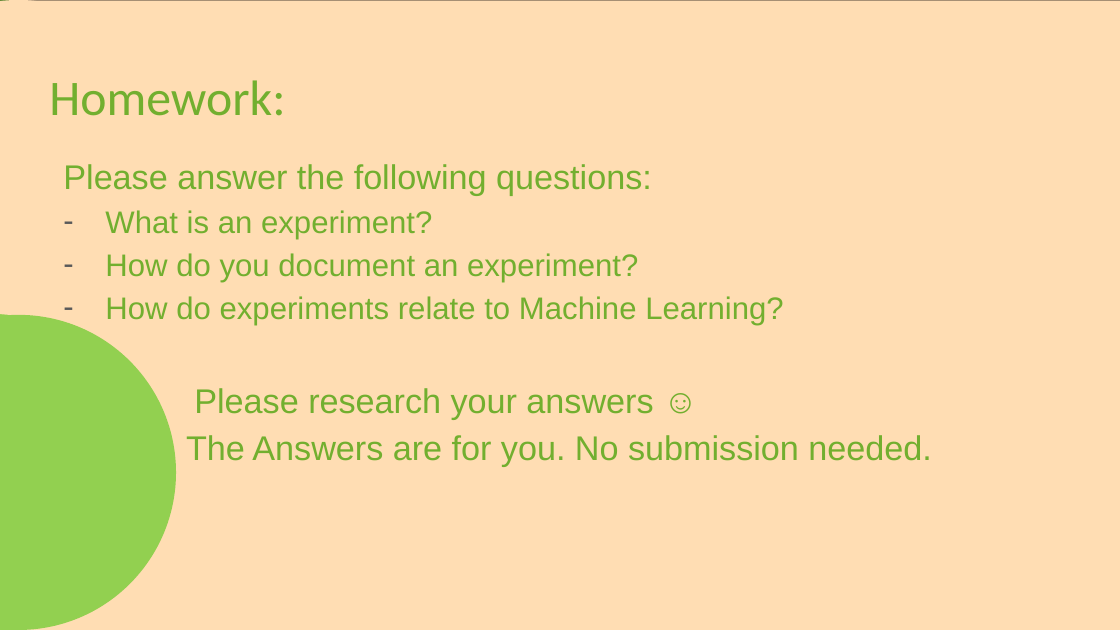
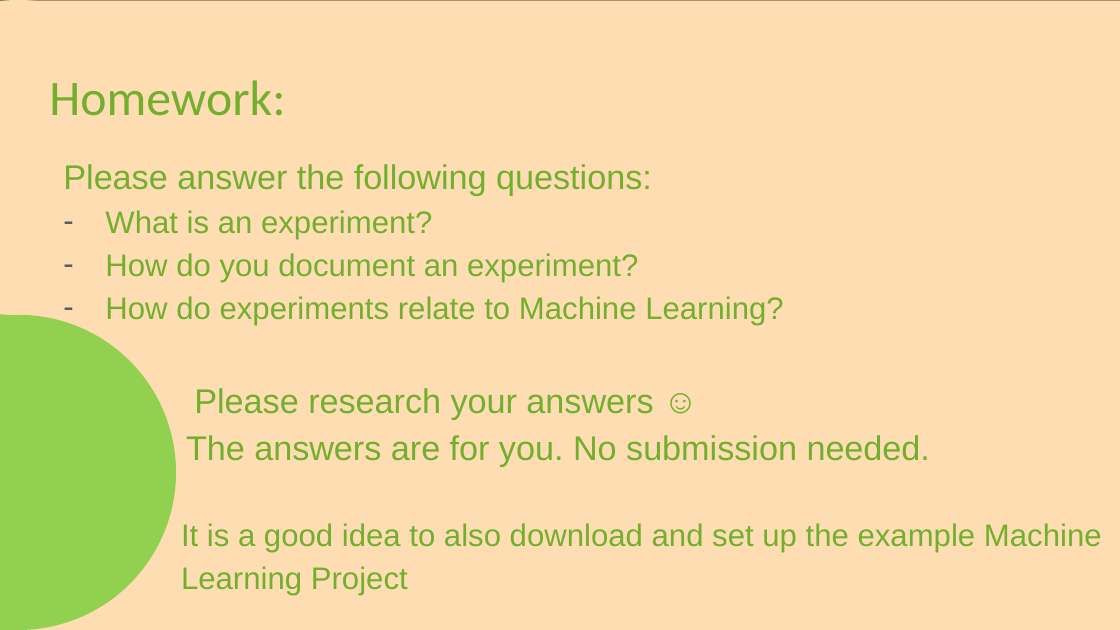
Before and after one commit to frank-trollmann/machine-learning_example-project, a slide deck: slide 26 of documentation/Session 1.pptx. Drawn at 1120x630 pixels with LibreOffice and Linux fonts; fonts in the diff are those of the drawing. Boxes give left, top, right and bottom in pixels: in the first picture for what was removed or moved away, otherwise in the second. Text is boxed around its words. In the diff, an @@ line names an element or a change of style, - is before the commit and + after.

```diff
--- a/documentation/Session 1.pptx
+++ b/documentation/Session 1.pptx
@@ text at <box>181,435,1102,596</box>: text changed; size 22 to 20 pt @@
-The Answers are for you. No submission needed.
+The answers are for you. No submission needed.
+It is a good idea to also download and set up the example Machine Learning Project
```
Also in this commit, not shown: 6 other slides changed, 2 other files.
